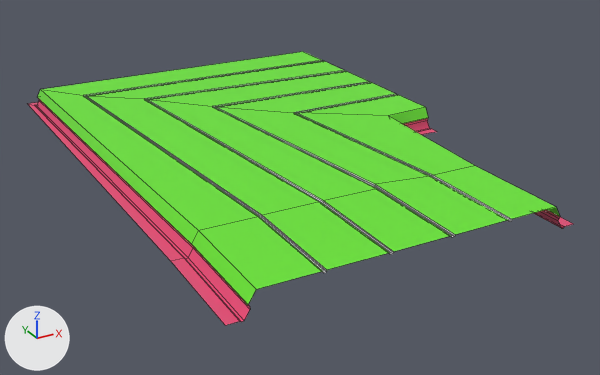
A saved change to the FBX model Psych/Assets/Art/LevelExports/Level 1 Version 2/L1V2_Roof/RoofV2.fbx.
One viewpoint serves both versions: a 50 mm lens placed at (-22.6, 33.6, 16.9), pointed at (-8.1, 60.1, 3.7). Every picture has the same lights, and +X, +Y and +Z are marked at lower left. Mesh edges are drawn as thin lines. Where no turn or scale is listed for an object, it has been applied to the vertices.

Script lines for the objects in view, before the commit:
```python
me_plane_003 = bpy.data.meshes.new('Plane.003')
me_plane_003.from_pydata(...)  # 160 vertices, 117 faces; spans x -6.4..7.9, y -3.9..17.8, z -0.6..0.3
# faces by material slot: [36, 60, 21]
me_plane_003.materials.append(mat_roof_border)  # pink #e74c79
me_plane_003.materials.append(mat_roof_lights)  # white #e7e7e7
me_plane_003.materials.append(mat_roof_back)  # green #6ae72e
ob_plane_001 = bpy.data.objects.new('Plane.001', me_plane_003)
ob_plane_001.location = (-9.58, 54.46, 5.57)
```
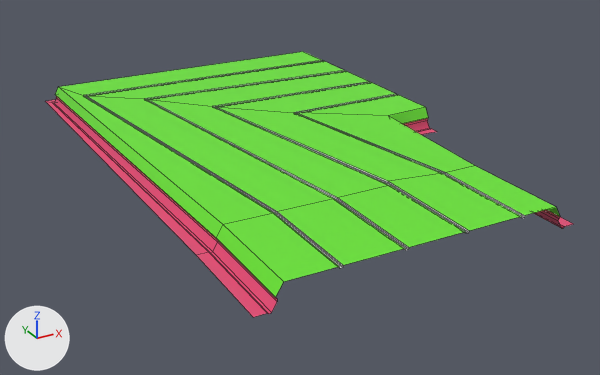
The change in detail:
me_plane_003 has 160 vertices, 117 faces and spans x -6.4..7.9, y -3.9..17.8, z -0.6..0.3.
me_plane_003 is used by ob_plane_001; location (-9.58, 54.46, 5.57).
me_plane_003 part 1: all 48 vertices in x -3.0..3.6, y -3.9..0.3, z 0.2..0.3 are moved by (0.5, 0.0, 0.0).
me_plane_003 part 2: all 24 vertices in x -6.4..-5.0, y -3.9..17.4, z -0.6..0.3 are moved by (0.8, 0.0, 0.0).

Pixel boxes [x1, y1, x2, y2] of what changed, in the pictures (600 x 375 px; the box of a moved part takes in the faces that stretch with it):
'Plane.001', reshaped
    before: [28, 52, 573, 325]
    after: [45, 52, 573, 317]
part 1 of me_plane_003, moved or reshaped
    before: [86, 96, 555, 273]
    after: [86, 96, 555, 268]
part 2 of me_plane_003, moved or reshaped
    before: [28, 52, 322, 325]
    after: [45, 52, 339, 317]
